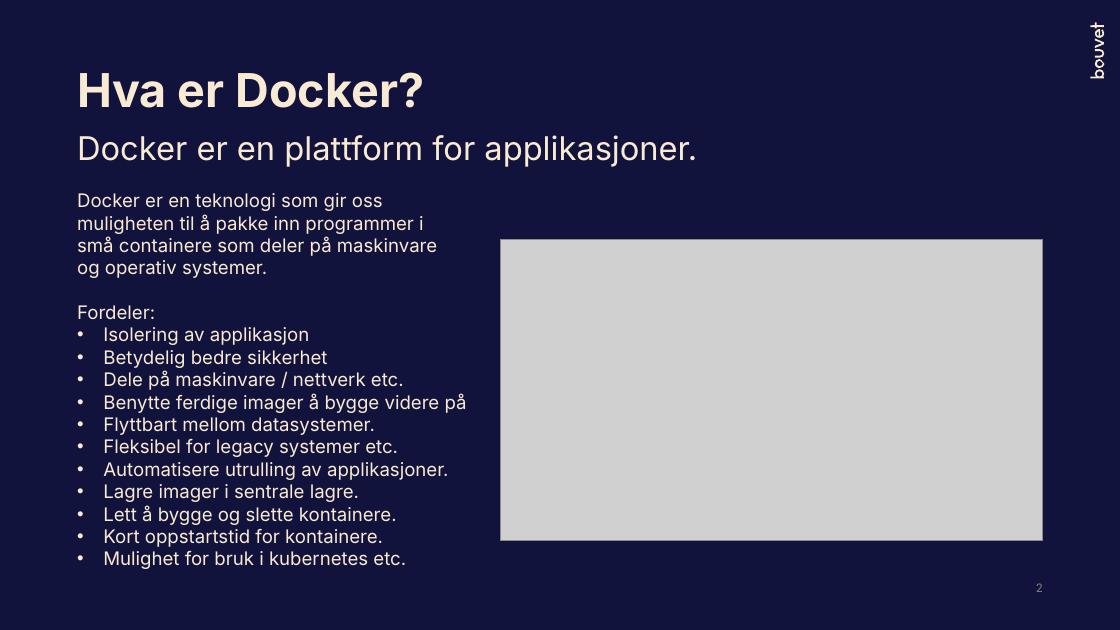
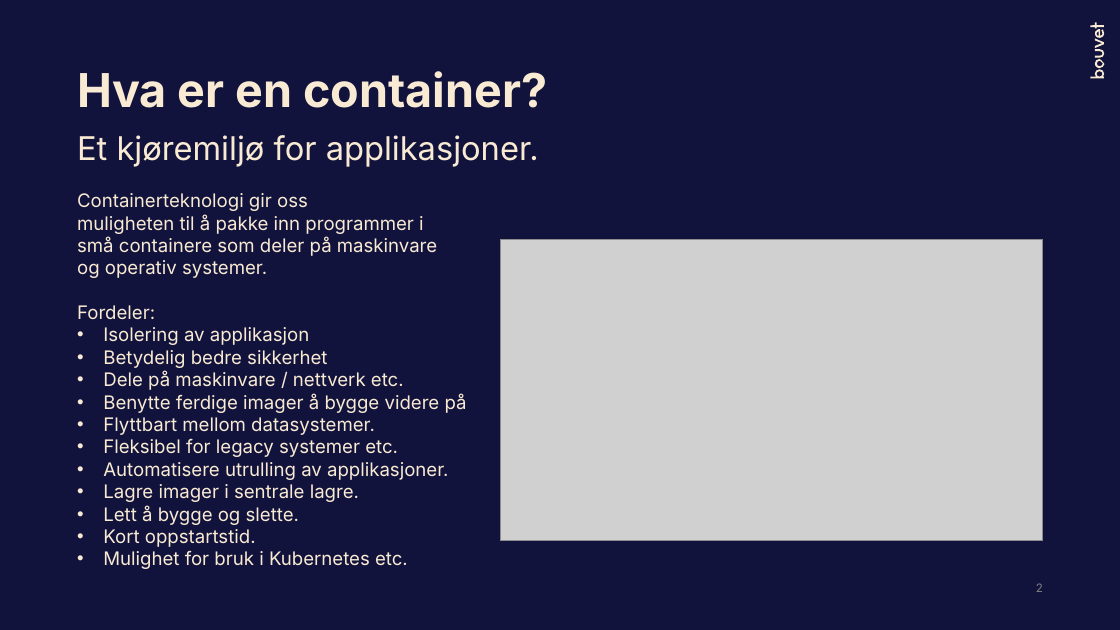
Before and after one commit to Bouvet-deler/container-workshop, a slide deck: slide 2 of part1/DockerWorkshop_Høsten2023.pptx. Drawn at 1120x630 pixels with LibreOffice and Linux fonts; fonts in the diff are those of the drawing; grey boxes stand for pictures. Boxes give left, top, right and bottom in pixels: in the first picture for what was removed or moved away, otherwise in the second. Text is boxed around its words. In the diff, an @@ line names an element or a change of style, - is before the commit and + after.

```diff
--- a/part1/DockerWorkshop_Høsten2023.pptx
+++ b/part1/DockerWorkshop_Høsten2023.pptx
@@ title at [77,71,548,108]: text changed @@
-Hva er Docker?
+Hva er en container?
@@ text at [77,135,539,167]: text changed @@
-Docker er en plattform for applikasjoner.
+Et kjøremiljø for applikasjoner.
@@ text at [77,193,308,211]: text changed @@
-Docker er en teknologi som gir oss
+Containerteknologi gir oss
@@ text at [103,505,408,569]: text changed @@
-• Lett å bygge og slette kontainere.
-• Kort oppstartstid for kontainere.
-• Mulighet for bruk i kubernetes etc.
+• Lett å bygge og slette.
+• Kort oppstartstid.
+• Mulighet for bruk i Kubernetes etc.
```
Also in this commit, not shown: 19 other slides changed, 1 other file.
